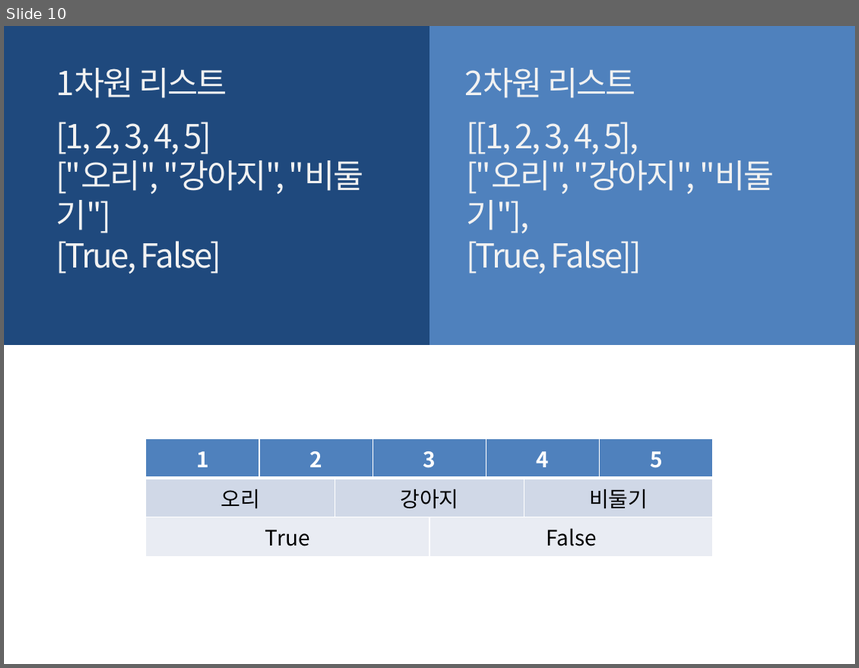
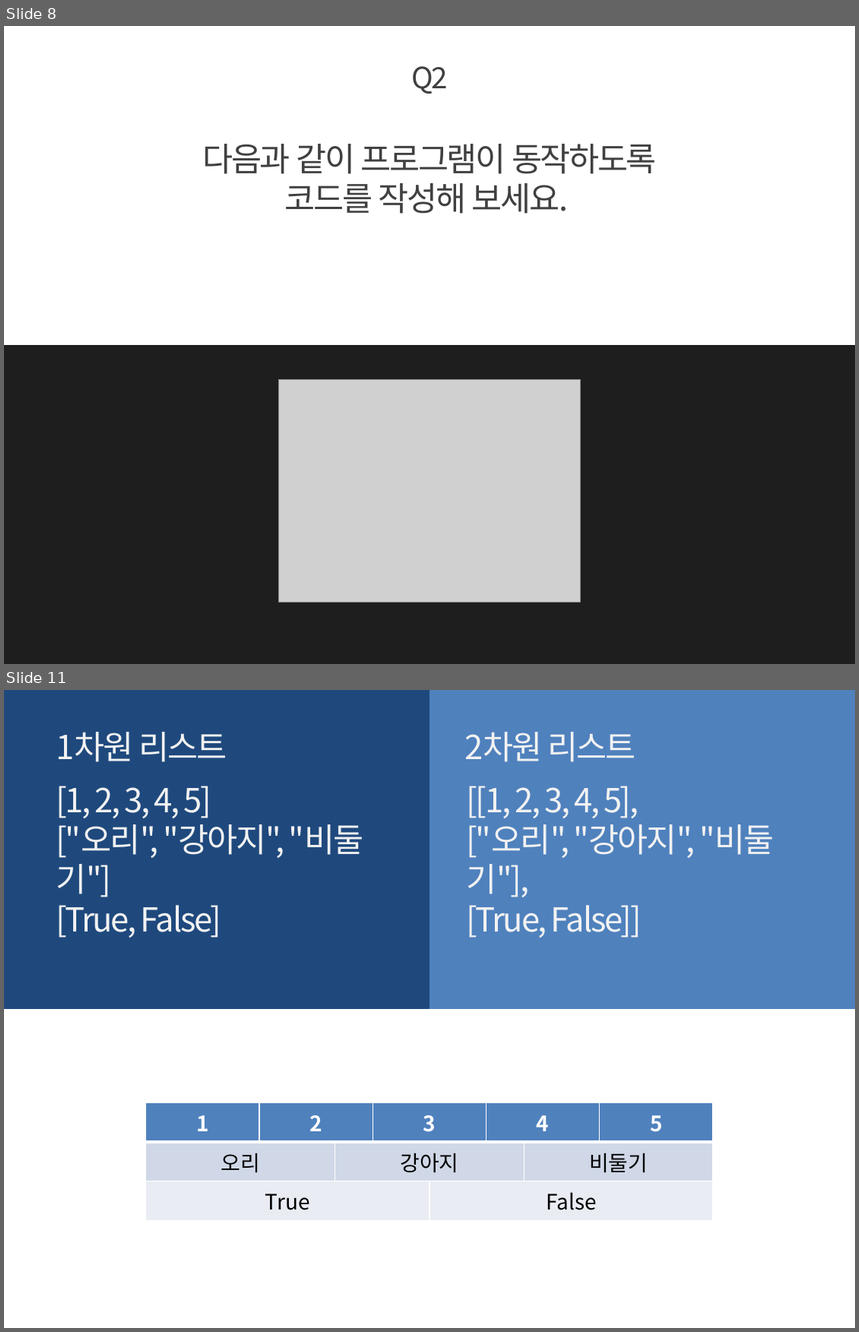
Before and after one commit to kwonkijun/python, a slide deck: 파이썬기초(PPT)/파이썬 기초 8강_반복문+조건문.pptx. Shown one above the other, each under a label of ours: slide 10 before the commit, slides 8 and 11 after it; the slides between them are not shown. The pictures are 859x668 and 859x1332 pixels, drawn with LibreOffice and Linux fonts; fonts in the diff are those of the drawing; grey boxes stand for pictures. Boxes give left, top, right and bottom in pixels: in the first picture for what was removed or moved away, otherwise in the second. Text is boxed around its words. In the diff, an @@ line names an element or a change of style, - is before the commit and + after.

```diff
--- a/파이썬기초(PPT)/파이썬 기초 8강_반복문+조건문.pptx
+++ b/파이썬기초(PPT)/파이썬 기초 8강_반복문+조건문.pptx
@@ slide 8 added at box(4, 26, 855, 664), background #FFFFFF @@
@@ text added at box(411, 66, 448, 94), 24.8 pt, text #404040 @@
+Q2
@@ text added at box(202, 144, 657, 214), 28 pt, text #404040 @@
+다음과 같이 프로그램이 동작하도록
+코드를 작성해 보세요.
@@ rectangle added at box(4, 345, 855, 664), fill #1E1E1E @@
@@ picture added at box(279, 380, 581, 603) @@
@@ what was slide 10 is now slide 11 @@
```
Also in this commit, not shown: 9 slides changed, 39 other files.
